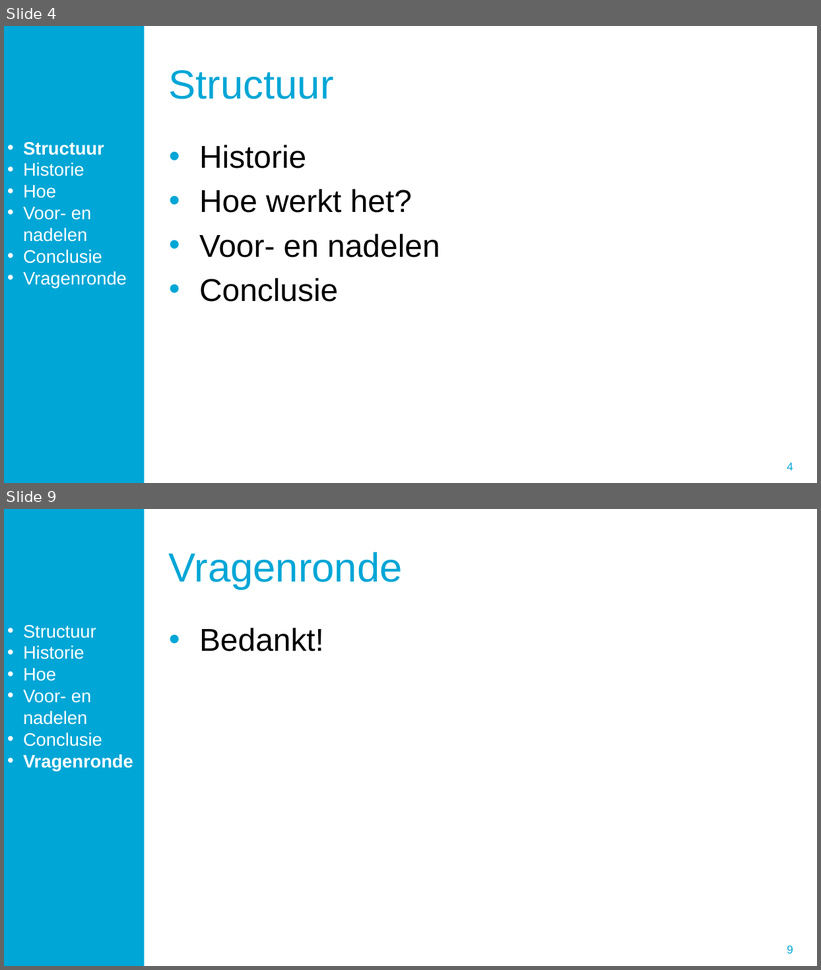
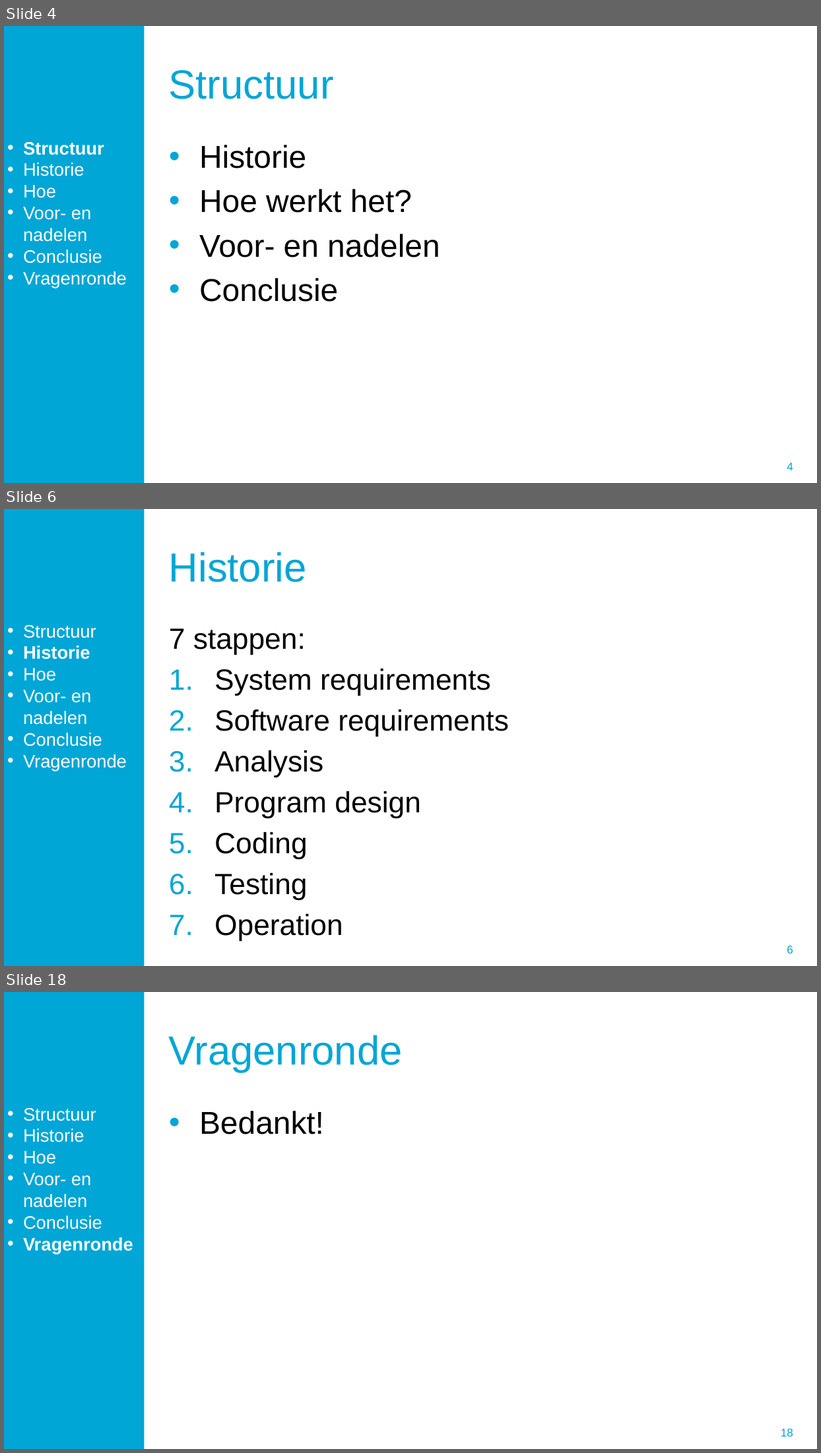
Before and after one commit to Kooltje123/TB241IA_Groep14, a slide deck: Presentatie/Presentatie.pptx. Shown one above the other, each under a label of ours: slides 4 and 9 before the commit, slides 4, 6 and 18 after it; the slides between them are not shown. The pictures are 821x970 and 821x1453 pixels, drawn with LibreOffice and Linux fonts; fonts in the diff are those of the drawing; background and template pictures are left out. Boxes give left, top, right and bottom in pixels: in the first picture for what was removed or moved away, otherwise in the second. Text is boxed around its words. In the diff, an @@ line names an element or a change of style, - is before the commit and + after.

```diff
--- a/Presentatie/Presentatie.pptx
+++ b/Presentatie/Presentatie.pptx
@@ slide 6 added at (x1=4, y1=509, x2=817, y2=966), background #FFFFFF; not listed: 2 template elements that a slide beside it also shows @@
@@ title added at (x1=169, y1=552, x2=307, y2=582), 36 pt, text #00A6D6 @@
+Historie
@@ text added at (x1=23, y1=625, x2=127, y2=771), 16 pt, text #FFFFFF @@
+• Structuur
+• Historie
+• Hoe
+• Voor- en nadelen
+• Conclusie
+• Vragenronde
@@ text added at (x1=169, y1=628, x2=509, y2=941), 25.9 pt, text #000000 @@
+7 stappen:
+1. System requirements
+2. Software requirements
+3. Analysis
+4. Program design
+5. Coding
+6. Testing
+7. Operation
@@ what was slide 9 is now slide 18 @@
@@ page number at (x1=781, y1=1429, x2=793, y2=1437): text changed @@
-9
+18
```
Also in this commit, not shown: 12 other slides added, 4 slides removed, 1 other file.
